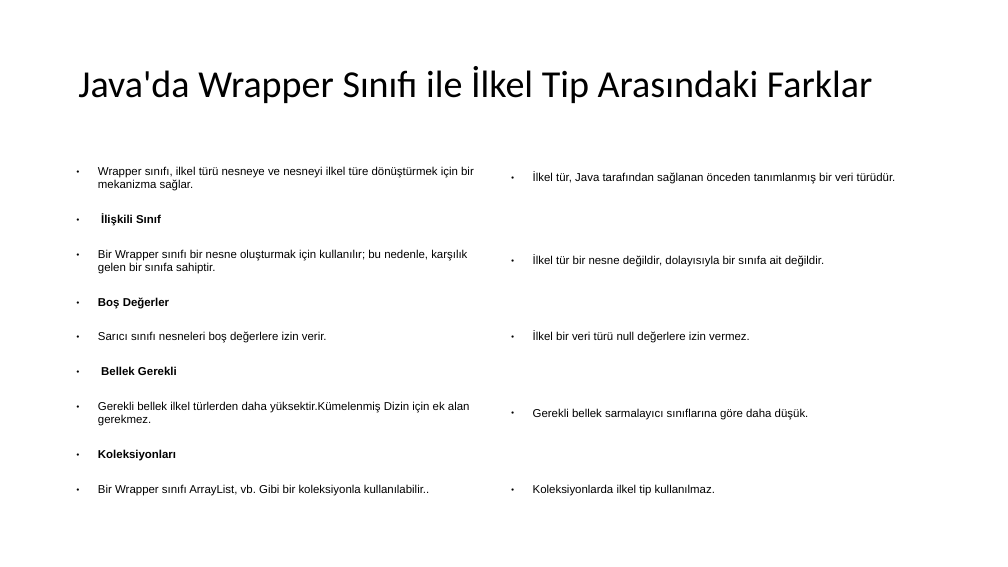
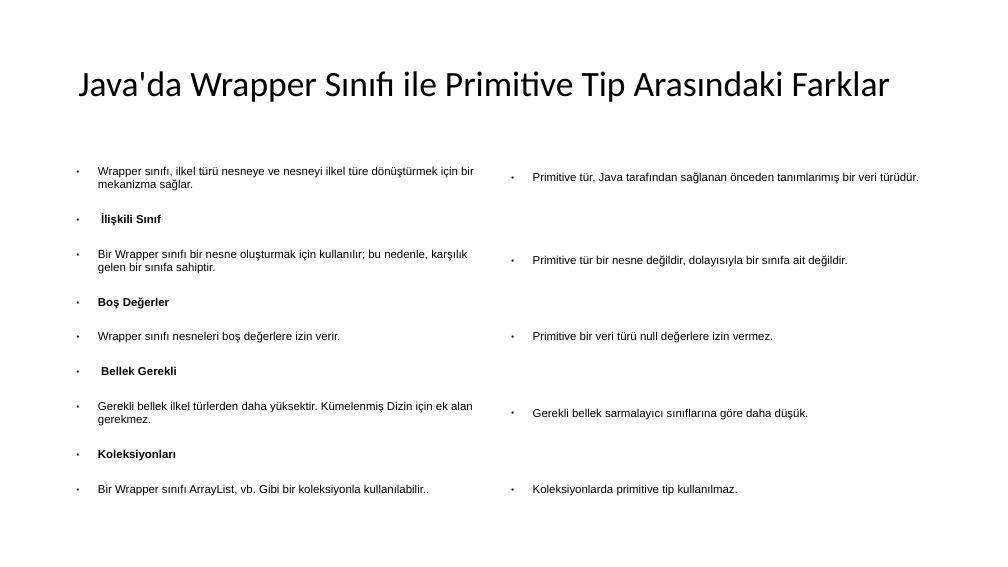
Before and after one commit to 207-Atmosware-Java-Bootcamp/5-hafta-pazartesi-javase-alimyogurtcu, a slide deck: slide 47 of Slayt.odp. Drawn at 1008x567 pixels with LibreOffice and Linux fonts; fonts in the diff are those of the drawing. Boxes give left, top, right and bottom in pixels: in the first picture for what was removed or moved away, otherwise in the second. Text is boxed around its words. In the diff, an @@ line names an element or a change of style, - is before the commit and + after.

```diff
--- a/Slayt.odp
+++ b/Slayt.odp
@@ title at (78, 71, 890, 102): text changed; size 30 to 28 pt @@
-Java'da Wrapper Sınıfı ile İlkel Tip Arasındaki Farklar
+Java'da Wrapper Sınıfı ile Primitive Tip Arasındaki Farklar
@@ table at (70, 150, 938, 510) @@
-row 1, column 2: İlkel tür, Java tarafından sağlanan önceden tanımlanmış bir veri türüdür.
+row 1, column 2: Primitive tür, Java tarafından sağlanan önceden tanımlanmış bir veri türüdür.
-row 3, column 2: İlkel tür bir nesne değildir, dolayısıyla bir sınıfa ait değildir.
+row 3, column 2: Primitive tür bir nesne değildir, dolayısıyla bir sınıfa ait değildir.
-row 5, column 1: Sarıcı sınıfı nesneleri boş değerlere izin verir.
+row 5, column 1: Wrapper sınıfı nesneleri boş değerlere izin verir.
-row 5, column 2: İlkel bir veri türü null değerlere izin vermez.
+row 5, column 2: Primitive bir veri türü null değerlere izin vermez.
-row 7, column 1: Gerekli bellek ilkel türlerden daha yüksektir.Kümelenmiş Dizin için ek alan gerekmez.
+row 7, column 1: Gerekli bellek ilkel türlerden daha yüksektir. Kümelenmiş Dizin için ek alan gerekmez.
-row 9, column 2: Koleksiyonlarda ilkel tip kullanılmaz.
+row 9, column 2: Koleksiyonlarda primitive tip kullanılmaz.
```
Also in this commit, not shown: 1 other slide changed.
